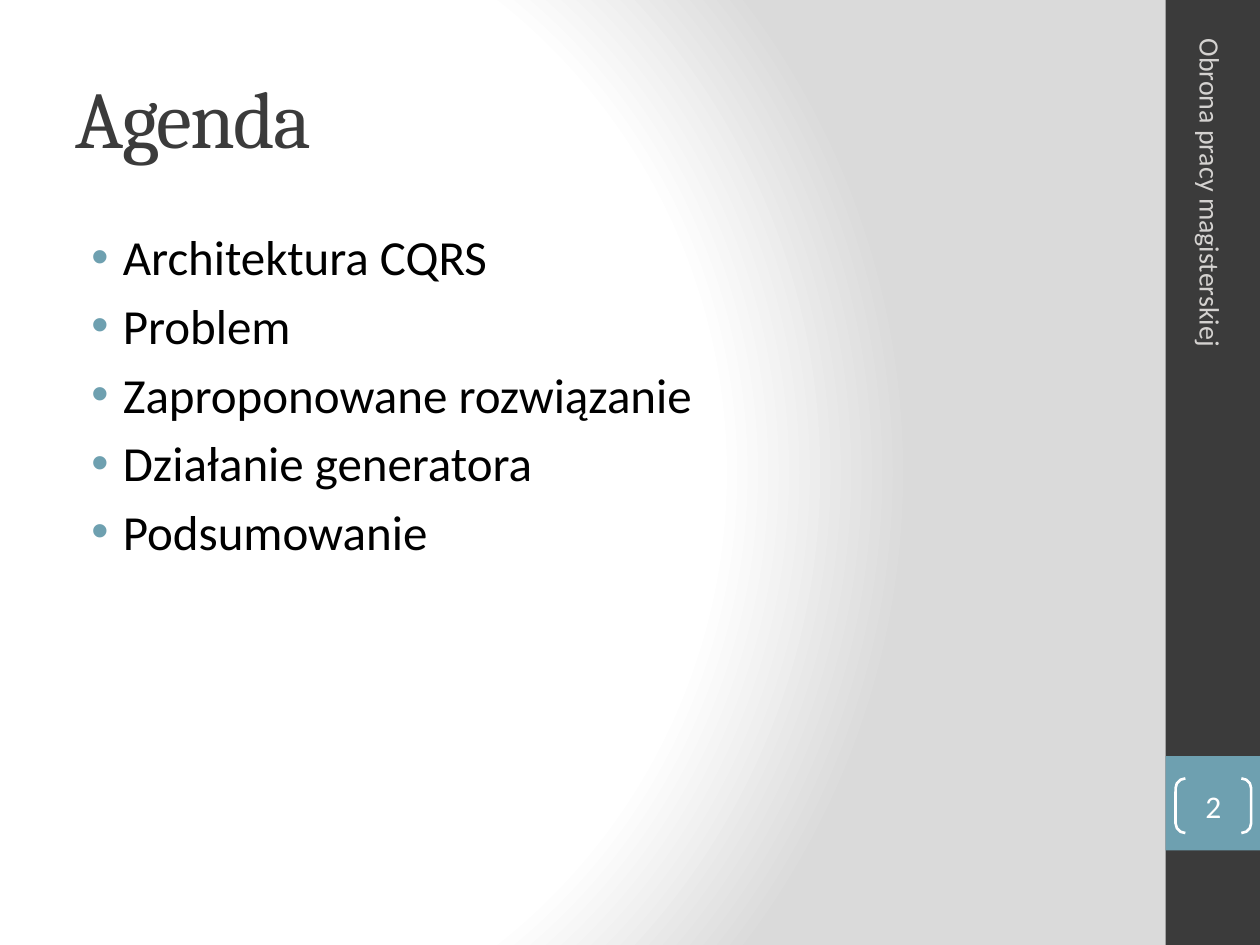
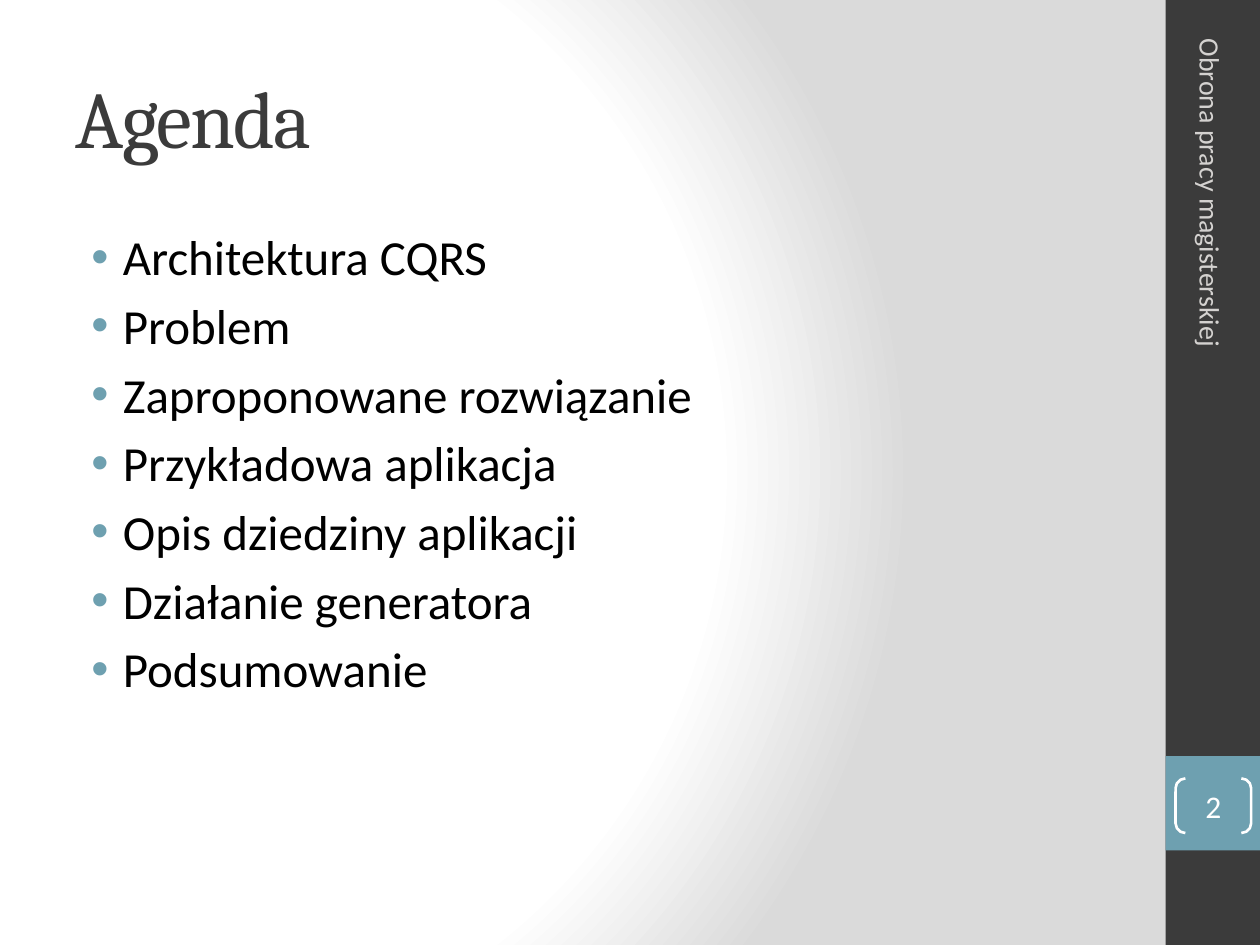
Before and after one commit to manisero/MasterThesis, a slide deck: slide 2 of thesis/presentation/presentation.pptx. Drawn at 1260x945 pixels with LibreOffice and Linux fonts; fonts in the diff are those of the drawing. Boxes give left, top, right and bottom in pixels: in the first picture for what was removed or moved away, otherwise in the second. Text is boxed around its words. In the diff, an @@ line names an element or a change of style, - is before the commit and + after.

Commit message:
Presentation

```diff
--- a/thesis/presentation/presentation.pptx
+++ b/thesis/presentation/presentation.pptx
@@ text at [123,447,577,559]: paragraphs added @@
+• Przykładowa aplikacja
+• Opis dziedziny aplikacji
```
Also in this commit, not shown: 1 other slide changed, 1 slide removed.
